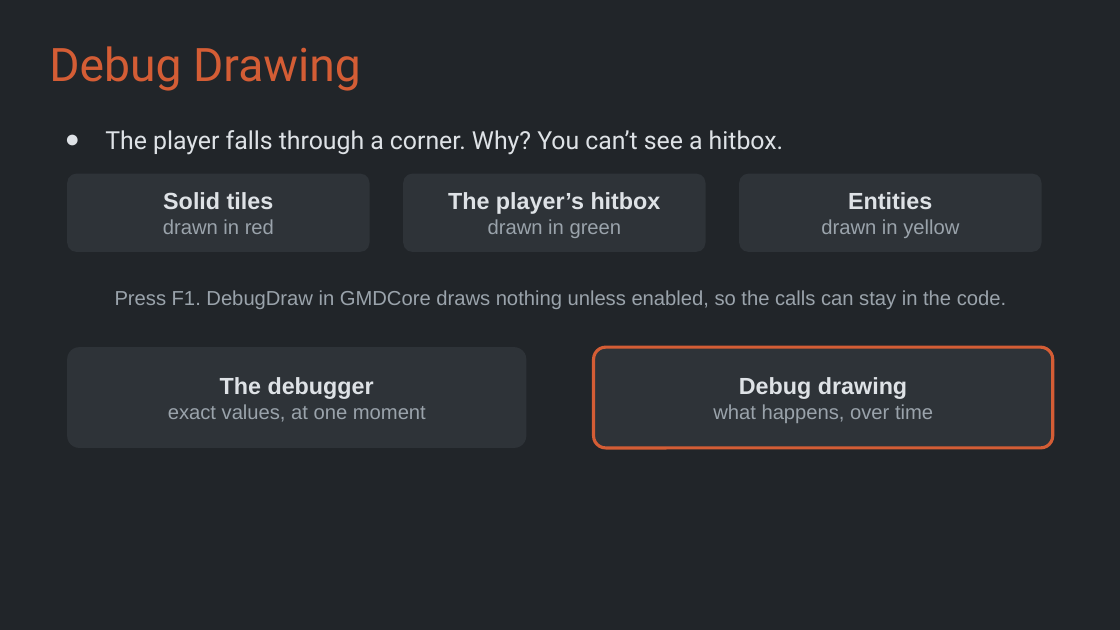
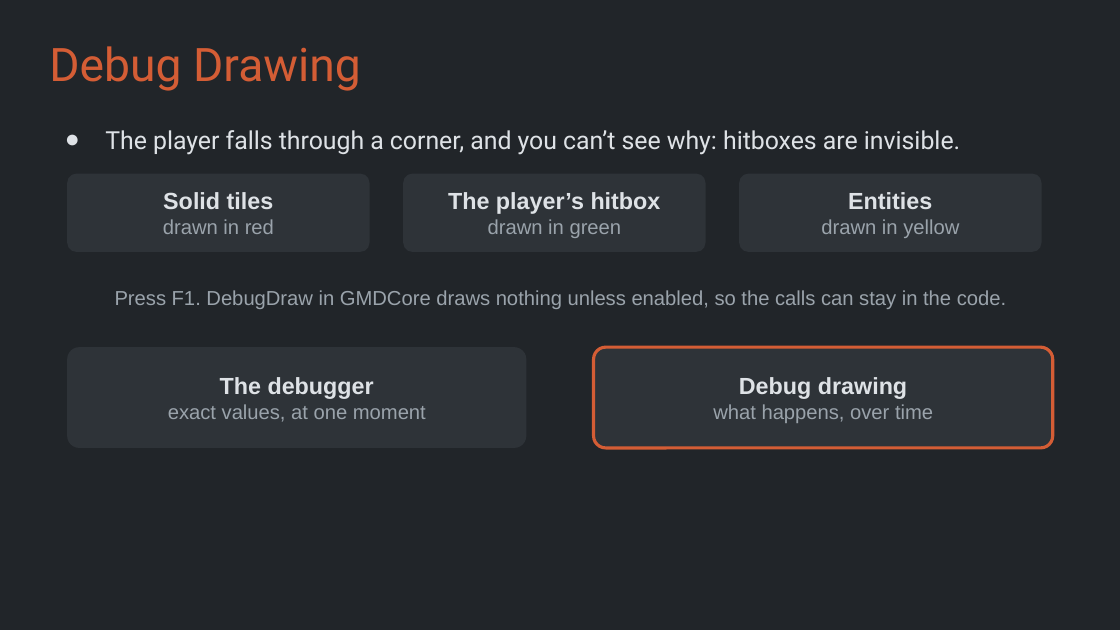
Before and after one commit to Metamate/gar, a slide deck: slide 31 of slides/06 Super Mario Bros.pptx. Drawn at 1120x630 pixels with LibreOffice and Linux fonts; fonts in the diff are those of the drawing. Boxes give left, top, right and bottom in pixels: in the first picture for what was removed or moved away, otherwise in the second. Text is boxed around its words. In the diff, an @@ line names an element or a change of style, - is before the commit and + after.

```diff
--- a/slides/06 Super Mario Bros.pptx
+++ b/slides/06 Super Mario Bros.pptx
@@ text at [105,130,960,155]: text changed @@
-● The player falls through a corner. Why? You can’t see a hitbox.
+● The player falls through a corner, and you can’t see why: hitboxes are invisible.
```
Also in this commit, not shown: 1 other slide changed, 11 other files.
